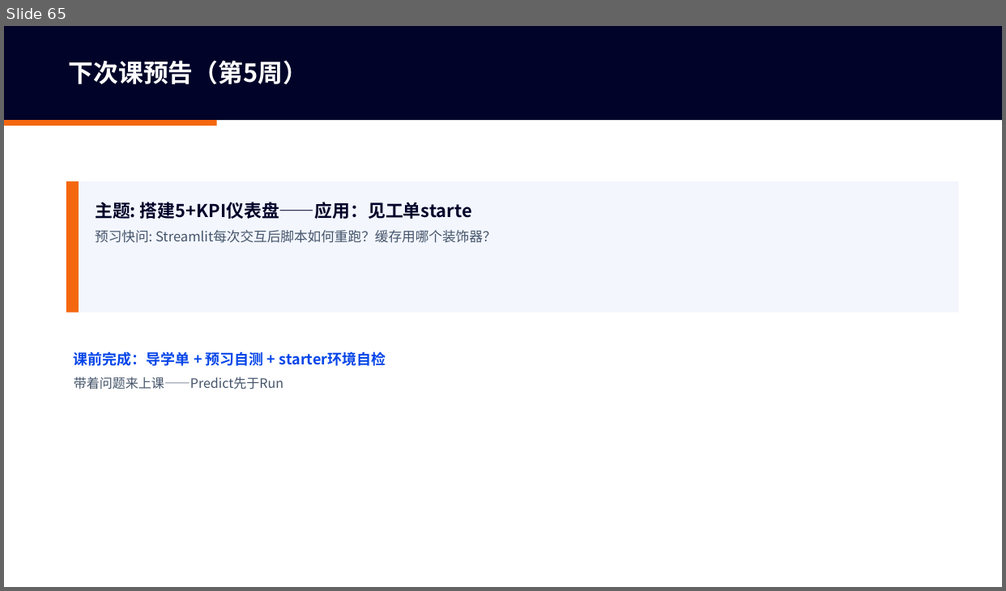
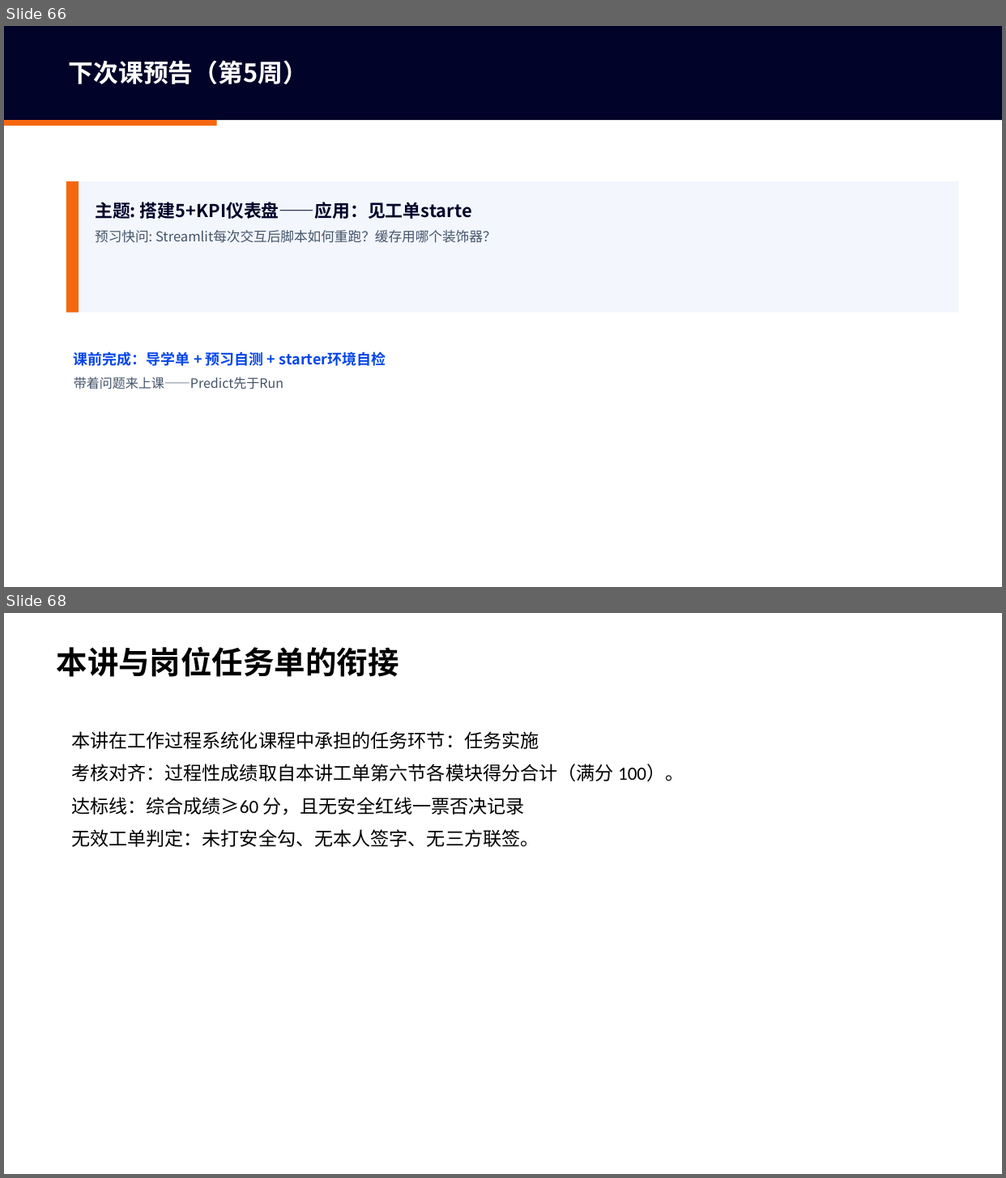
Before and after one commit to tianqiongenze/industrial-IoT-python-programming, a slide deck: V2授课PPT/W04-第7次课-向量化：让计算快100倍.pptx. Shown one above the other, each under a label of ours: slide 65 before the commit, slides 66 and 68 after it; the slides between them are not shown. The pictures are 1006x591 and 1006x1178 pixels, drawn with LibreOffice and Linux fonts; fonts in the diff are those of the drawing. Boxes give left, top, right and bottom in pixels: in the first picture for what was removed or moved away, otherwise in the second. Text is boxed around its words. In the diff, an @@ line names an element or a change of style, - is before the commit and + after.

```diff
--- a/V2授课PPT/W04-第7次课-向量化：让计算快100倍.pptx
+++ b/V2授课PPT/W04-第7次课-向量化：让计算快100倍.pptx
@@ slide 68 added at (4, 613, 1002, 1174), background #FFFFFF @@
@@ text added at (57, 647, 399, 677), 30 pt, text #000000, bold @@
+本讲与岗位任务单的衔接
@@ text added at (71, 731, 684, 847), 18 pt, text #000000 @@
+本讲在工作过程系统化课程中承担的任务环节：任务实施
+考核对齐：过程性成绩取自本讲工单第六节各模块得分合计（满分 100）。
+达标线：综合成绩≥60 分，且无安全红线一票否决记录
+无效工单判定：未打安全勾、无本人签字、无三方联签。
@@ what was slide 65 is now slide 66 @@
```
Also in this commit, not shown: 2 other slides added, 47 other files.
